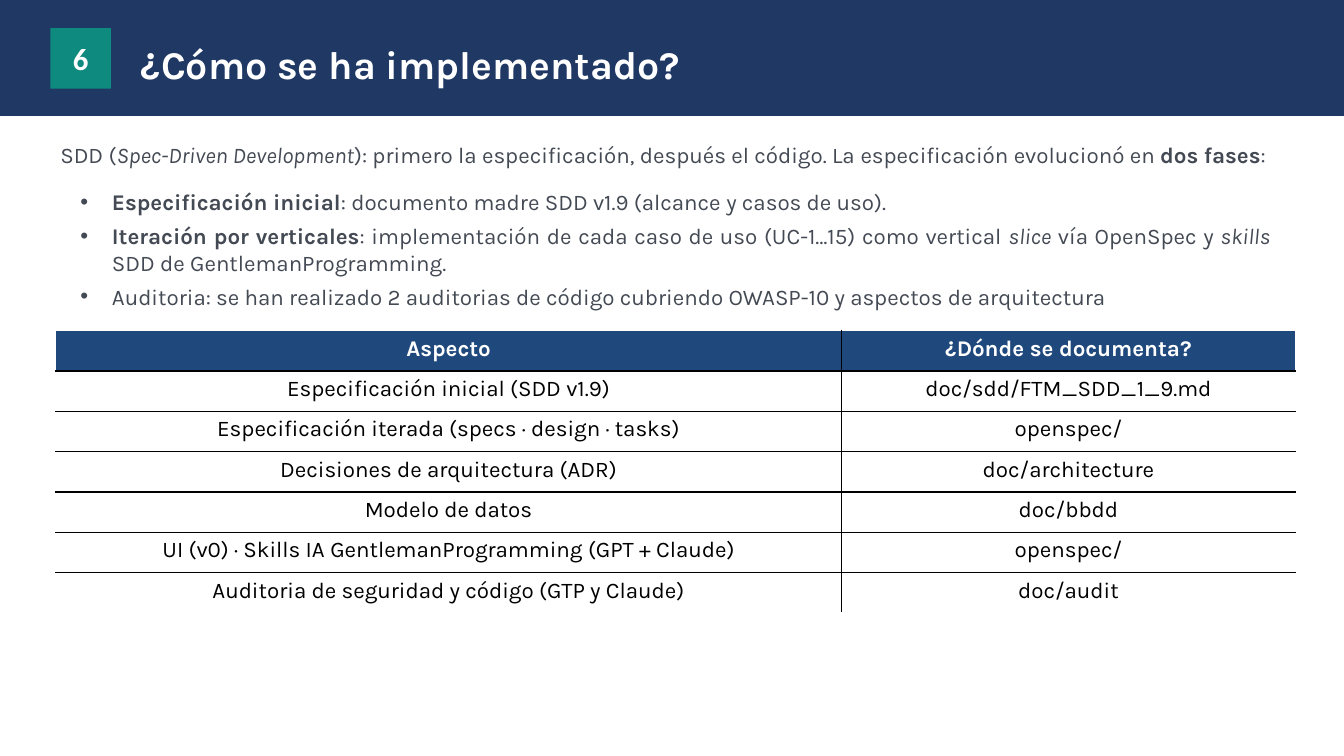
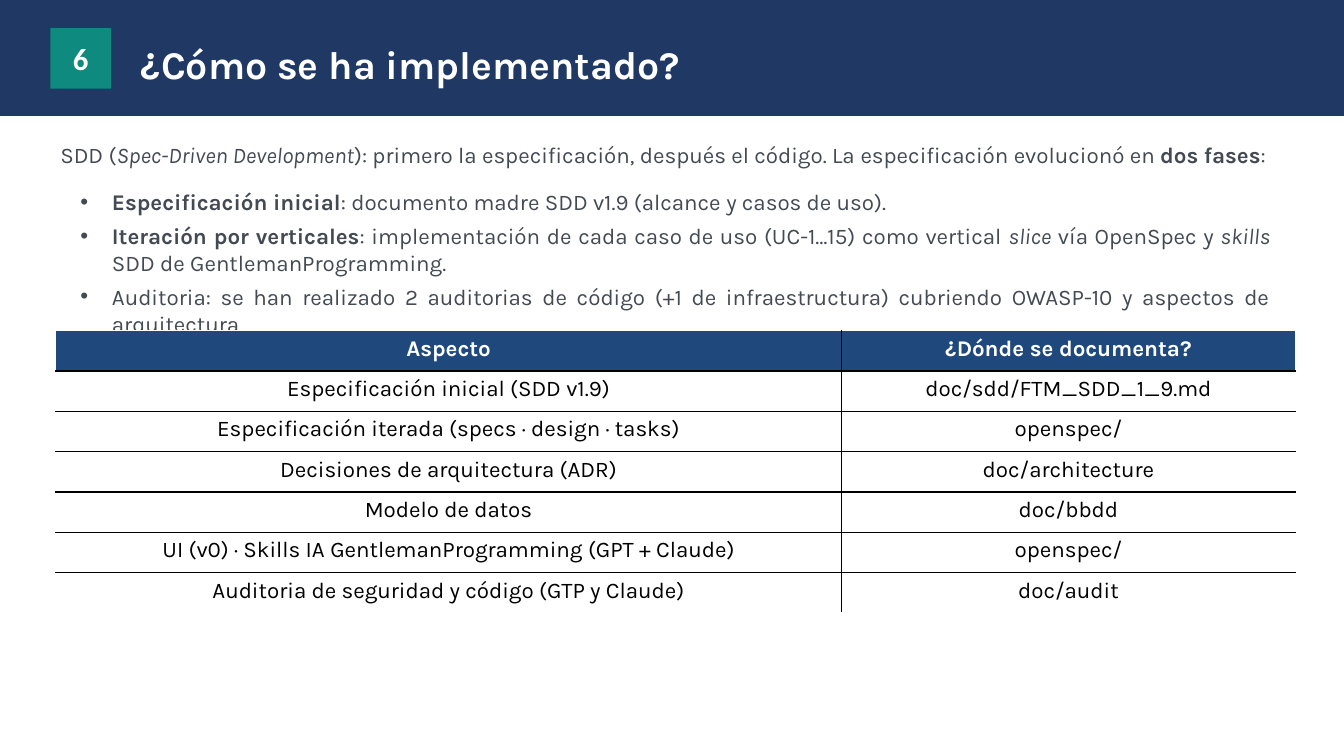
Before and after one commit to josepcal/TFM_Rehab_Followup_Checkup, a slide deck: slide 10 of doc/memoria_proyecto/Memoria_Proyecto.pptx. Drawn at 1344x756 pixels with LibreOffice and Linux fonts; fonts in the diff are those of the drawing. Boxes give left, top, right and bottom in pixels: in the first picture for what was removed or moved away, otherwise in the second. Text is boxed around its words. In the diff, an @@ line names an element or a change of style, - is before the commit and + after.

Commit message:
añadida la nota de auditoria de infrastructura en ppt

```diff
--- a/doc/memoria_proyecto/Memoria_Proyecto.pptx
+++ b/doc/memoria_proyecto/Memoria_Proyecto.pptx
@@ text at box(112, 288, 1269, 311): text changed @@
-• Auditoria: se han realizado 2 auditorias de código cubriendo OWASP-10 y aspectos de arquitectura
+• Auditoria: se han realizado 2 auditorias de código (+1 de infraestructura) cubriendo OWASP-10 y aspectos de arquitectura
```
